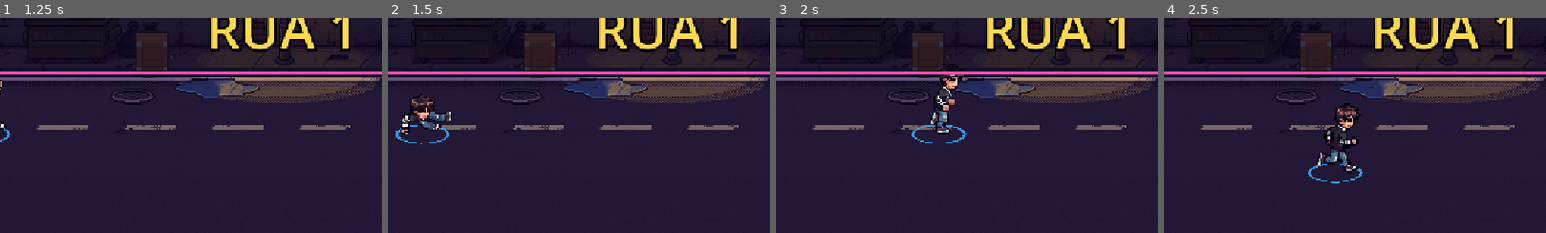
Above: before the commit, frames 1-4 (left to right).
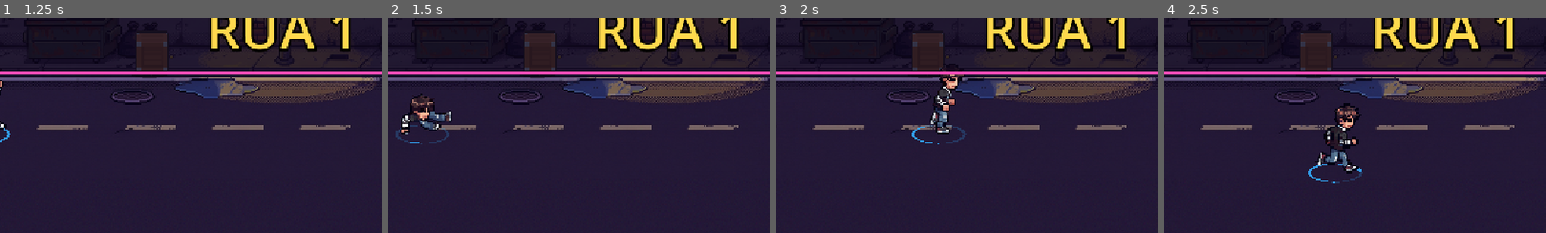
Above: after the commit, the same moments.

Repository: lucas-gif561/metalworld
Game: Godot game, scene res://ui/tela_inicial.tscn
Two runs of this game, one before a commit and one after it. Both use one fixed random seed, a clock stepped at 60 frames per second and the inputs below. Sound files missing from this copy of the repository are replaced by a short silence.
Inputs (mouse positions are % of the whole screen's width and height, from its top left):
- Up to frame 1 (1.25 s): click "Jogar sozinho" at 0.5 s
- Up to frame 2 (1.5 s): tap Enter at 1.25 s; move the mouse to (72, 45) at 1.27 s; hold D (mover_direita) from 1.28 s (still down); tap G (dodge) at 1.35 s; click (72, 45) at 1.42 s
- Up to frame 3 (2 s): keep holding D (mover_direita)
- Up to frame 4 (2.5 s): move the mouse to (30, 55) at 2.02 s; release D (mover_direita) at 2.03 s; hold S (mover_baixo) from 2.03 s (still down); tap F (atacar) at 2.1 s; tap G (dodge) at 2.3 s
The pictures show only the part of the screen within x 13-63%, y 48-98%; the shares and areas given below are measured in that part.

Frame 1 is identical in both runs. In frame 2, 0.1% of the frame differs, in the area x 2-16%, y 49-59%; in frame 3, 0.1%; in frame 4, less than 0.1%.

Commit message:
Dylan: anel no pé mostra a recarga do dodge
Depois de esquivar, o anel fica apagado e vai se completando até o dodge
voltar. Novas propriedades no anel: progresso e opacidade_recarga.

Co-Authored-By: Claude Opus 5.5 <noreply@anthropic.com>

Diff:
--- a/personagens/dylan/anel_jogador.gd
+++ b/personagens/dylan/anel_jogador.gd
@@ -2,6 +2,8 @@
 extends Node2D
 ## Anel colorido no pé do jogador. A cor é trocada pelo jogador ao entrar
 ## (P1 rosa, P2 azul); o achatamento vem da escala do nó.
+## Também mostra a recarga do dodge: depois de esquivar, o anel fica apagado
+## e vai se completando (sentido horário, a partir da frente) até o dodge voltar.
 
 @export var cor := Color(1.0, 0.3, 0.72, 0.85):
 	set(valor):
@@ -15,7 +17,29 @@
 	set(valor):
 		espessura = valor
 		queue_redraw()
+## 0 = dodge acabou de ser usado, 1 = dodge pronto (anel inteiro).
+@export_range(0.0, 1.0) var progresso := 1.0:
+	set(valor):
+		valor = clampf(valor, 0.0, 1.0)
+		if is_equal_approx(valor, progresso):
+			return
+		progresso = valor
+		queue_redraw()
+## Opacidade do trecho do anel que ainda está recarregando.
+@export_range(0.0, 1.0) var opacidade_recarga := 0.25:
+	set(valor):
+		opacidade_recarga = valor
+		queue_redraw()
 
 
 func _draw() -> void:
-	draw_arc(Vector2.ZERO, raio, 0.0, TAU, 32, cor, espessura)
+	if progresso >= 1.0:
+		draw_arc(Vector2.ZERO, raio, 0.0, TAU, 32, cor, espessura)
+		return
+	var apagada = Color(cor, cor.a * opacidade_recarga)
+	draw_arc(Vector2.ZERO, raio, 0.0, TAU, 32, apagada, espessura)
+	if progresso > 0.0:
+		# Começa embaixo (frente do anel achatado, onde o jogador mais vê) e gira.
+		var inicio = PI / 2.0
+		var pontos = maxi(int(32 * progresso), 2)
+		draw_arc(Vector2.ZERO, raio, inicio, inicio + TAU * progresso, pontos, cor, espessura)
--- a/personagens/dylan/jogador.gd
+++ b/personagens/dylan/jogador.gd
@@ -182,6 +182,7 @@
 
 	_alterar_poder(recarga_poder * delta)
 	recarga_dodge_restante = maxf(recarga_dodge_restante - delta, 0.0)
+	_anel.progresso = 1.0 - recarga_dodge_restante / recarga_dodge if recarga_dodge > 0.0 else 1.0
 	if _atualizar_minirriff(delta):
 		velocity = Vector2.ZERO
 		return
